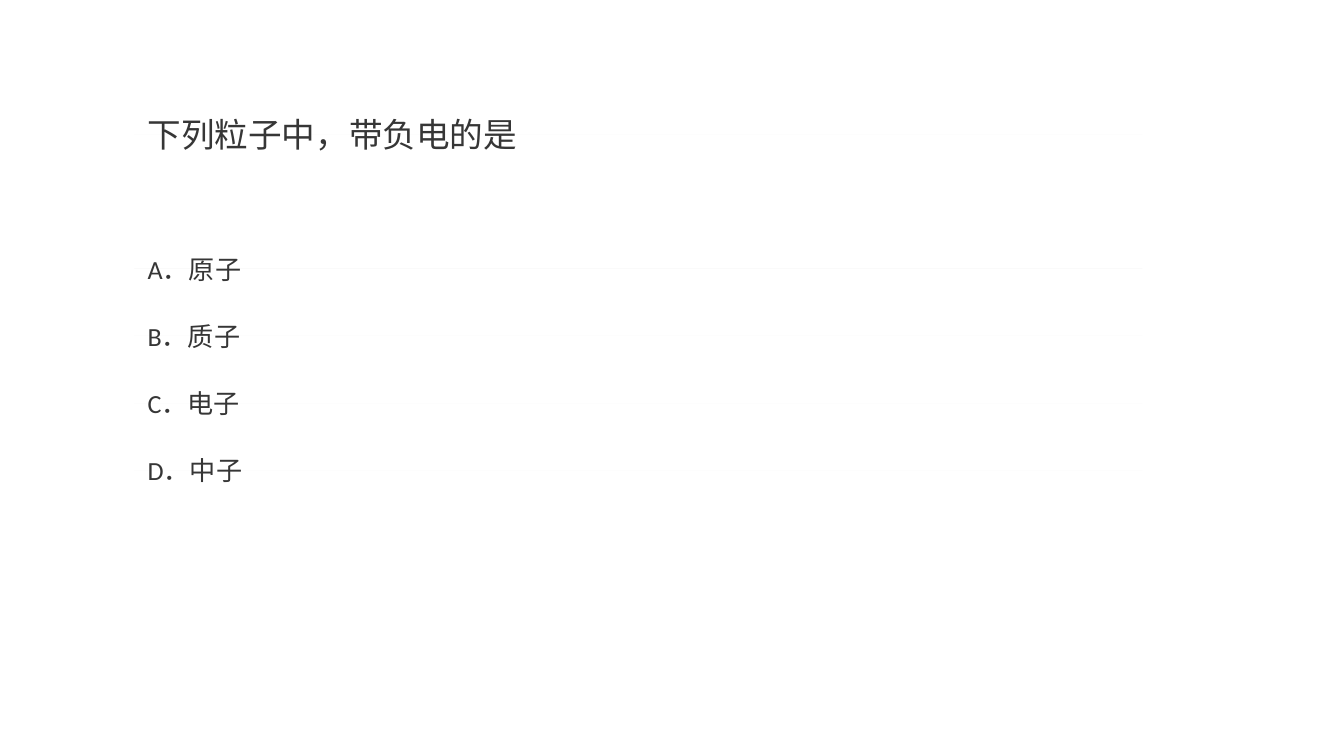
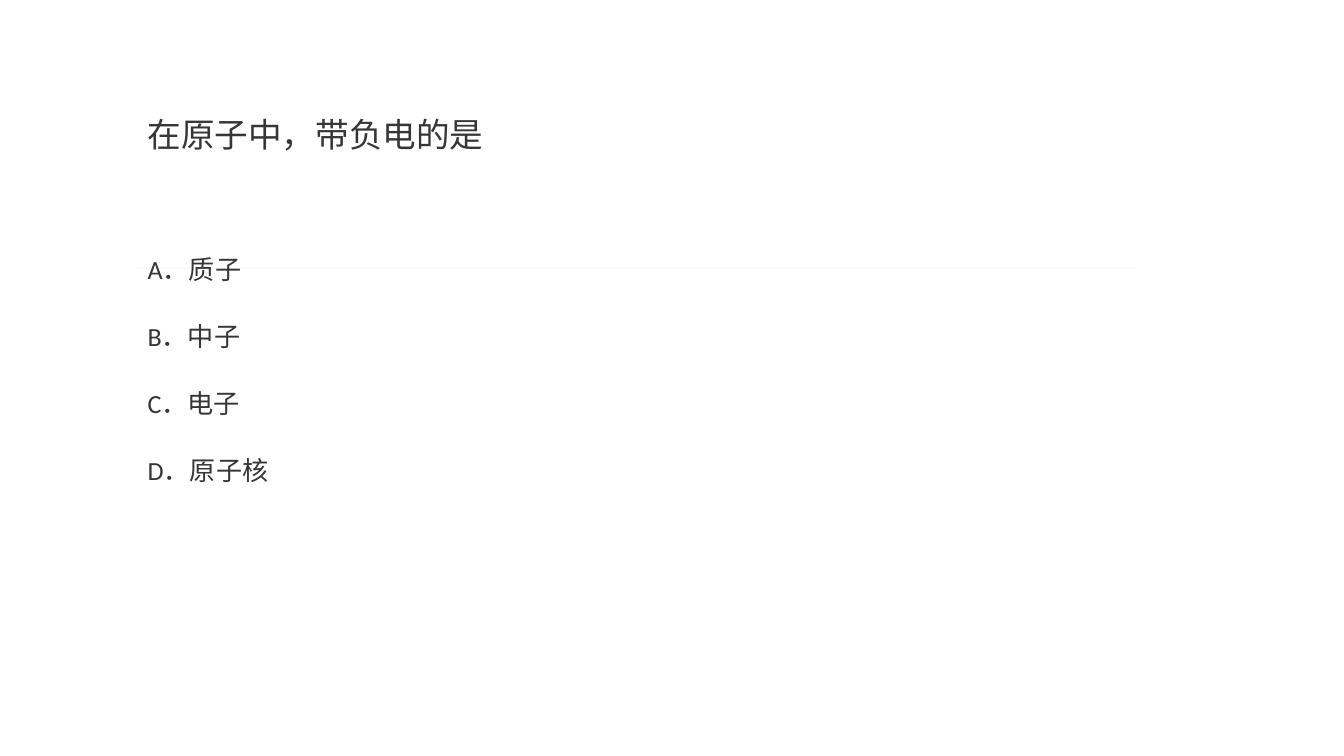
Before and after one commit to momoko8443/mang_project, a slide deck: slide 1 of question.pptx. Drawn at 1344x756 pixels with LibreOffice and Linux fonts; fonts in the diff are those of the drawing. Boxes give left, top, right and bottom in pixels: in the first picture for what was removed or moved away, otherwise in the second. Text is boxed around its words. In the diff, an @@ line names an element or a change of style, - is before the commit and + after.

```diff
--- a/question.pptx
+++ b/question.pptx
@@ text at (148, 118, 484, 151): text changed @@
-下列粒子中，带负电的是
+在原子中，带负电的是
@@ text at (148, 257, 242, 281): text changed @@
-A．原子
+A．质子
@@ text at (148, 325, 241, 348): text changed @@
-B．质子
+B．中子
@@ text at (148, 459, 269, 482): text changed @@
-D．中子
+D．原子核
```
Also in this commit, not shown: 3 other slides changed, 2 slides added, 2 slides removed, 5 other files.
